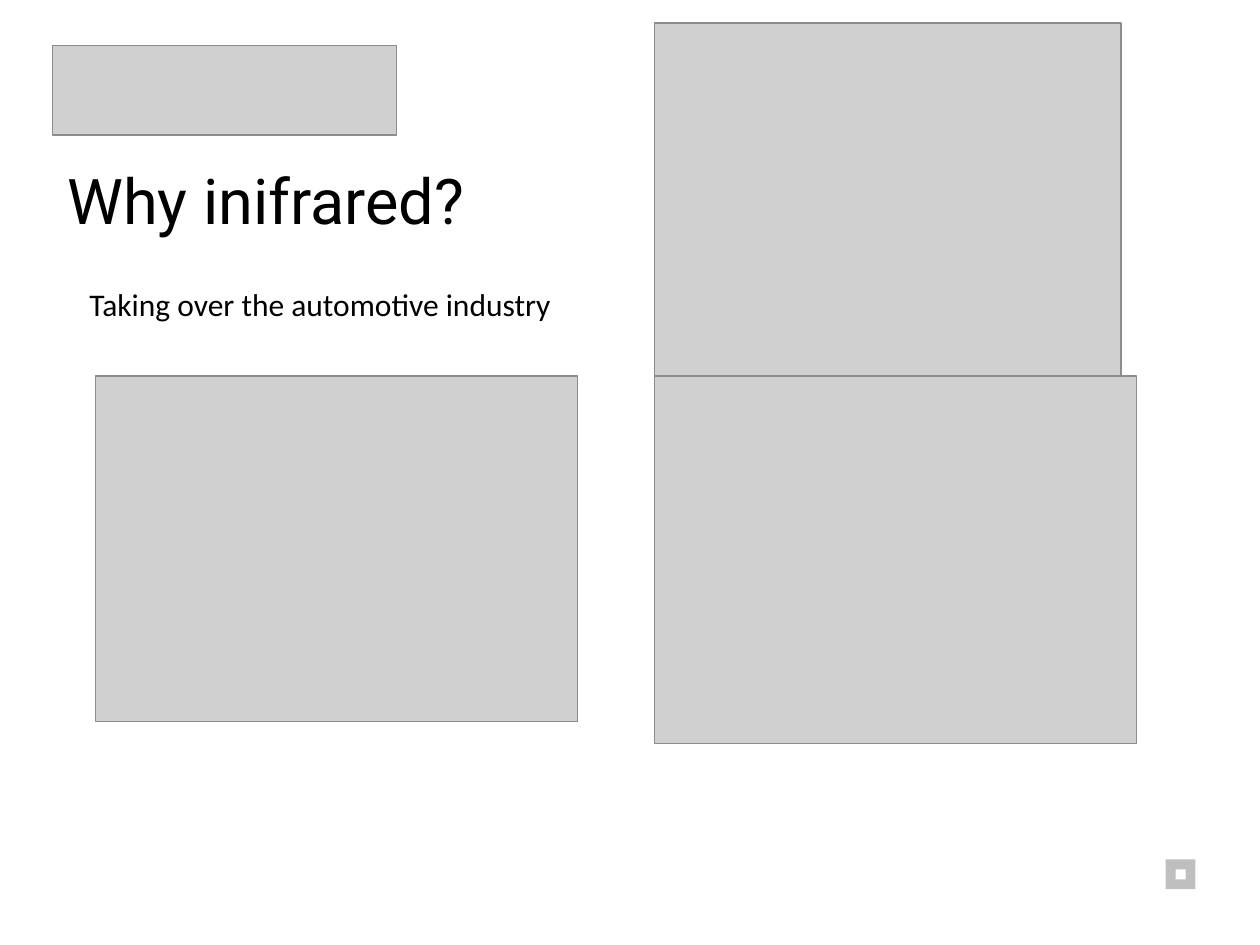
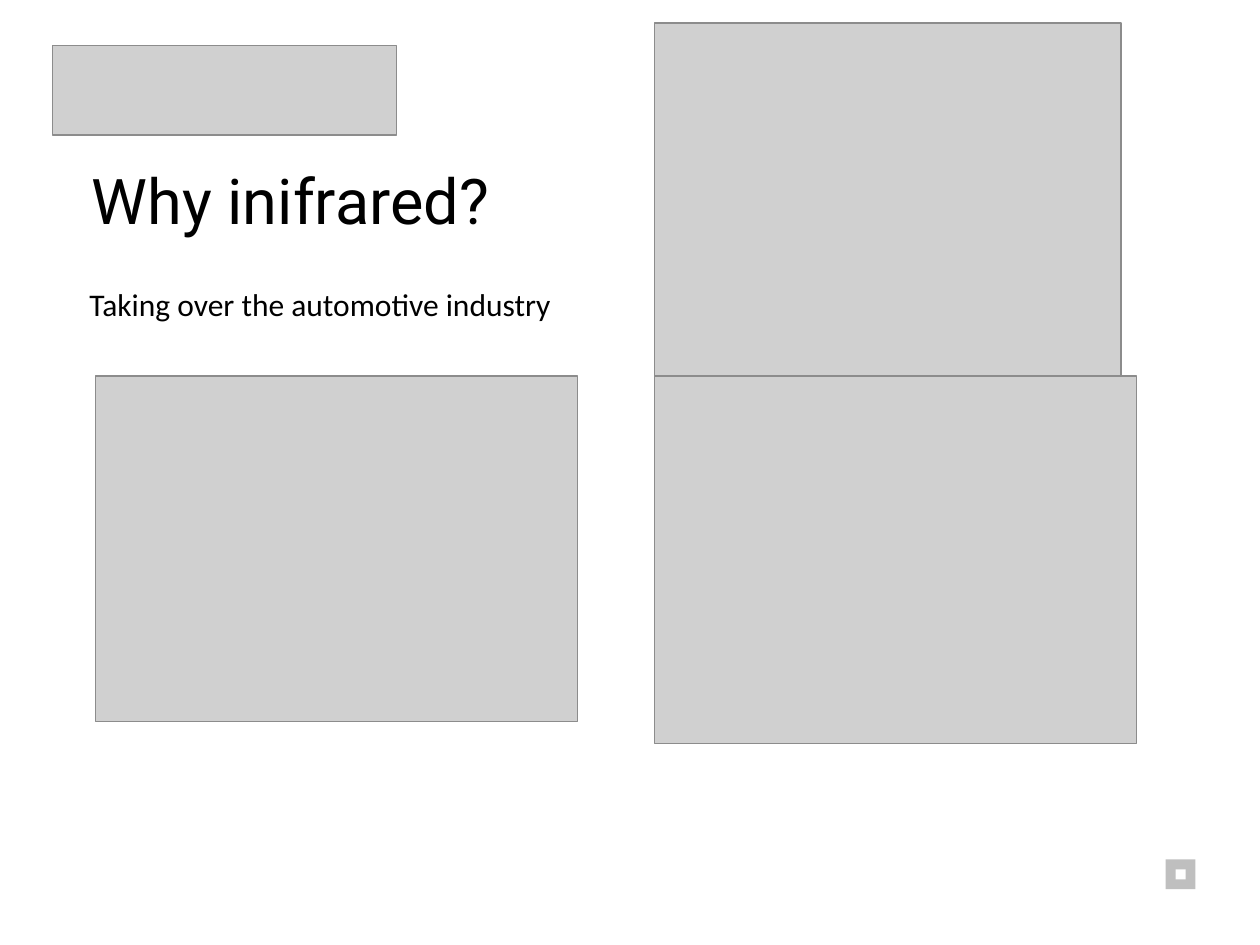
Before and after one commit to hszilard13/Infared-based-Image-processing-Zybo, a slide deck: slide 2 of Presentation/Presentation.pptx. Drawn at 1260x945 pixels with LibreOffice and Linux fonts; fonts in the diff are those of the drawing; grey boxes stand for pictures. Boxes give left, top, right and bottom in pixels: in the first picture for what was removed or moved away, otherwise in the second. Text is boxed around its words. In the diff, an @@ line names an element or a change of style, - is before the commit and + after.

```diff
--- a/Presentation/Presentation.pptx
+++ b/Presentation/Presentation.pptx
@@ text "Why inifrared?": place and size @@
-text "Why inifrared?" at bbox=[67, 176, 464, 238]
+text "Why inifrared?" at bbox=[92, 176, 489, 238]
```
Also in this commit, not shown: 5 other slides changed, 2 slides added.
